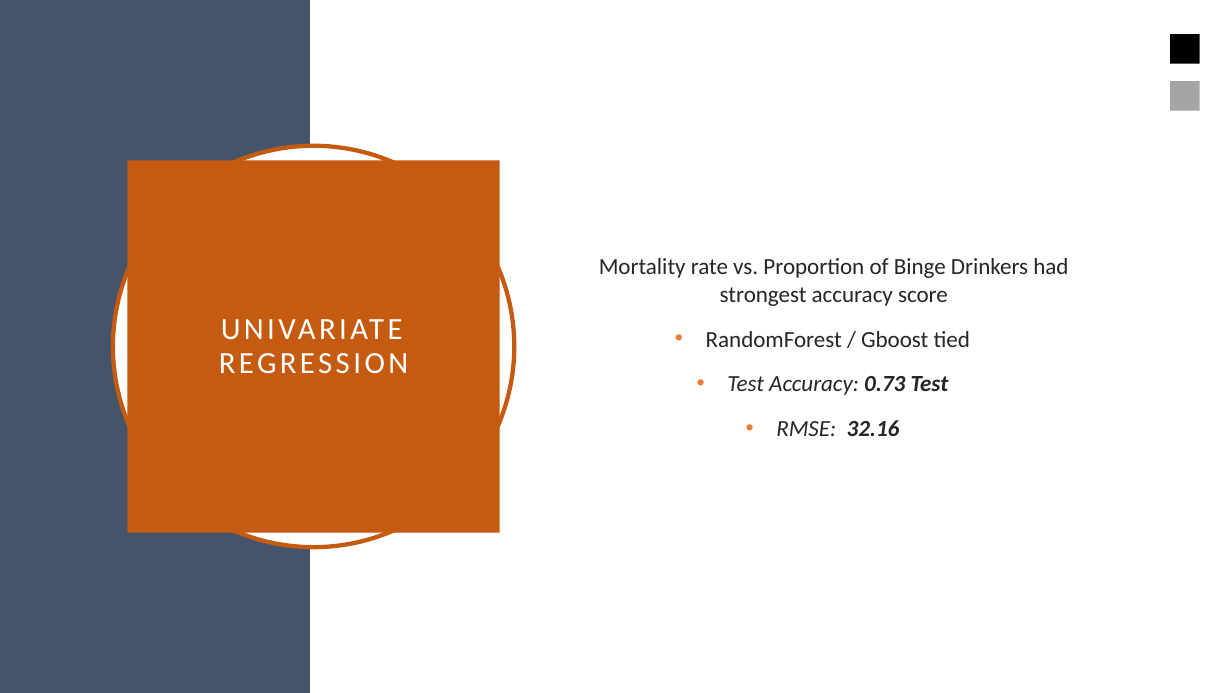
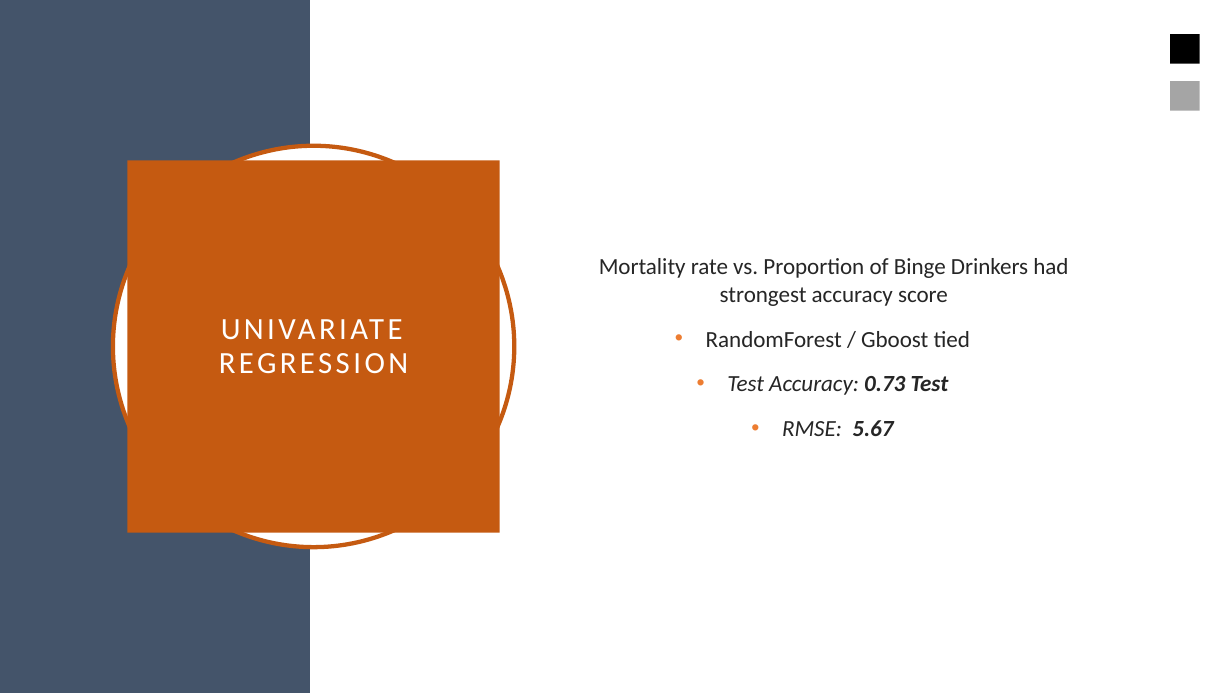
Before and after one commit to khiggins115/capstone_final, a slide deck: slide 15 of deliverables/capstone_KH.pptx. Drawn at 1232x693 pixels with LibreOffice and Linux fonts; fonts in the diff are those of the drawing. Boxes give left, top, right and bottom in pixels: in the first picture for what was removed or moved away, otherwise in the second. Text is boxed around its words. In the diff, an @@ line names an element or a change of style, - is before the commit and + after.

```diff
--- a/deliverables/capstone_KH.pptx
+++ b/deliverables/capstone_KH.pptx
@@ text at (782,420,893,436): text changed @@
-• RMSE: 32.16
+• RMSE: 5.67
```
Also in this commit, not shown: 4 other slides changed, 5 other files.
